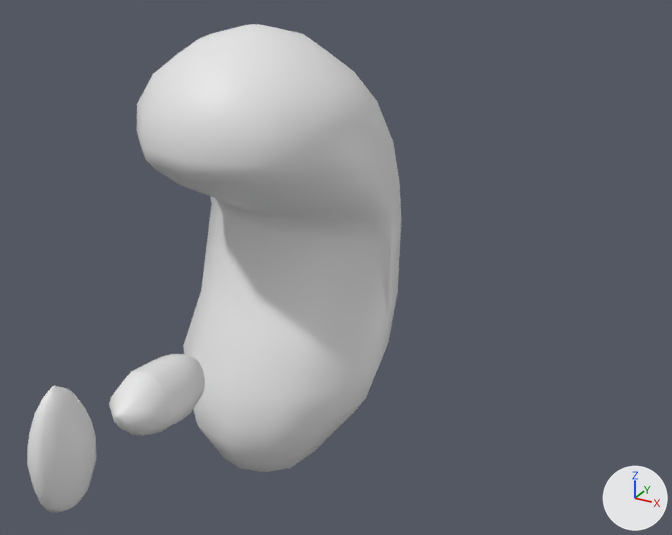
The Blender file working/subahu/nut_food/nut_food.blend, before and after one commit.
The view is the same before and after, from a camera (50 mm lens) standing at (3.37, -11.44, 5.76) and looking at (-2.07, -1.55, 0.82). Arrows for +X, +Y and +Z are at lower right; the lights stay in place.

The first picture shows 'Circle.001', 'almond', 'peanut'.
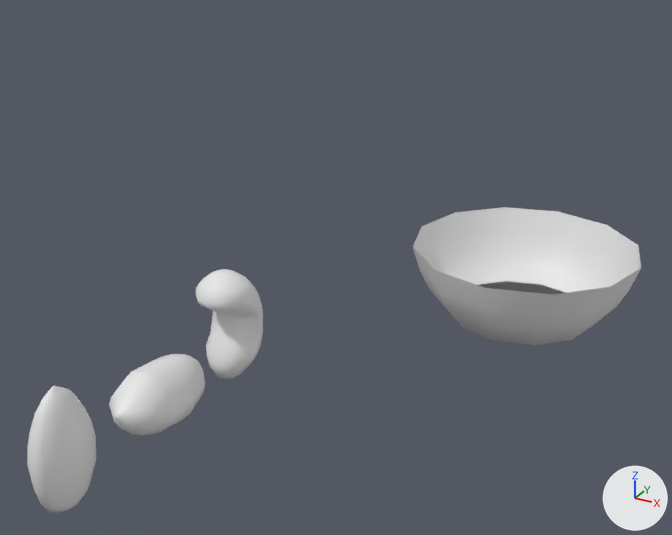
Location of each change, (x1, y1, x2, y2) in pixels of the pictures (672 x 535 px):
'Circle.001', moved, rescaled (74% narrower, 75% shorter): before (137, 24, 401, 472); after (196, 269, 263, 379)
'bowl.001', added: after (413, 208, 640, 294)
'bowl', added: after (413, 207, 641, 345)

The change, as a list of edits to the scene's bpy script:
```text
Add me_circle_004:
    me_circle_004.from_pydata(...)  # 48 vertices, 37 faces; spans x -1.53..1.53, y -1.53..1.53, z 0.0..0.97
    me_circle_004.polygons.foreach_set('use_smooth', [True] * 37)
Change ob_circle_001:
    ob_circle_001.location: (-3.97, -0.46, -3.43) -> (-3.03, -2.74, -0.48)
    ob_circle_001.scale: (0.42, 0.42, 0.42) -> (0.0886, 0.0886, 0.0886)
Add ob_bowl:
    ob_bowl = bpy.data.objects.new('bowl', me_circle_004)
    ob_bowl.location = (0.0, 0.0, 0.0)
Add ob_bowl_001:
    ob_bowl_001 = bpy.data.objects.new('bowl.001', me_circle_004.copy())
    ob_bowl_001.location = (0.0, 0.0, 0.0)
    ob_bowl_001.scale = (0.994, 0.994, 0.994)
```
